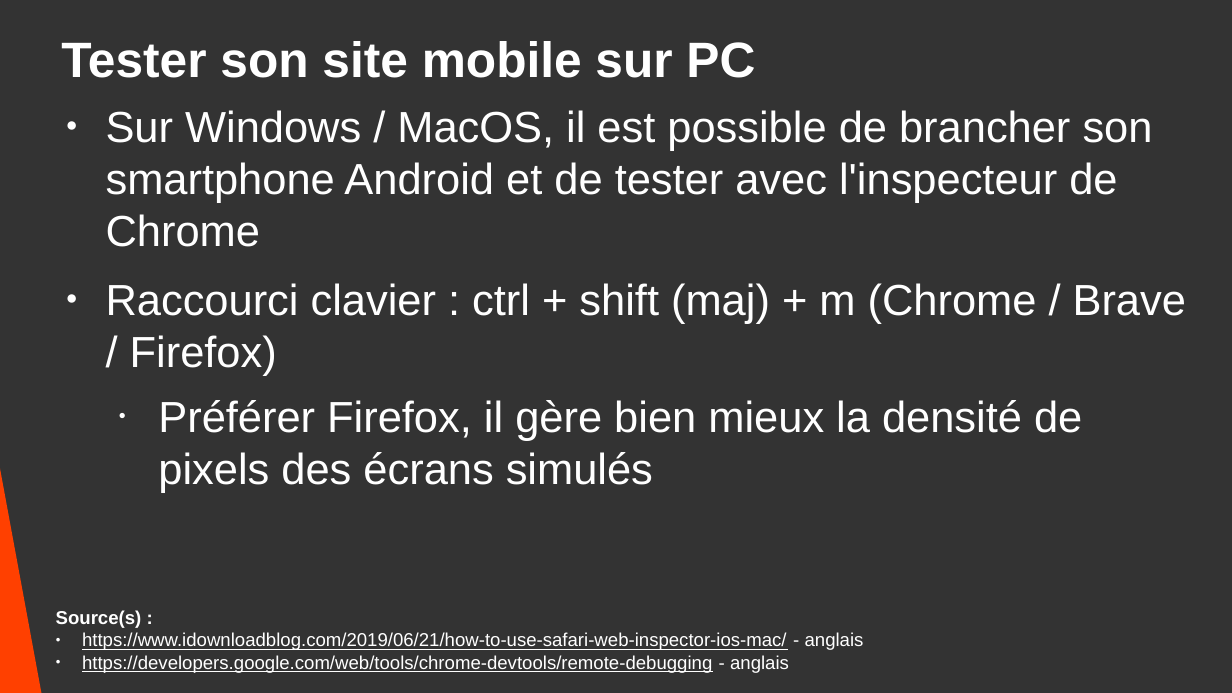
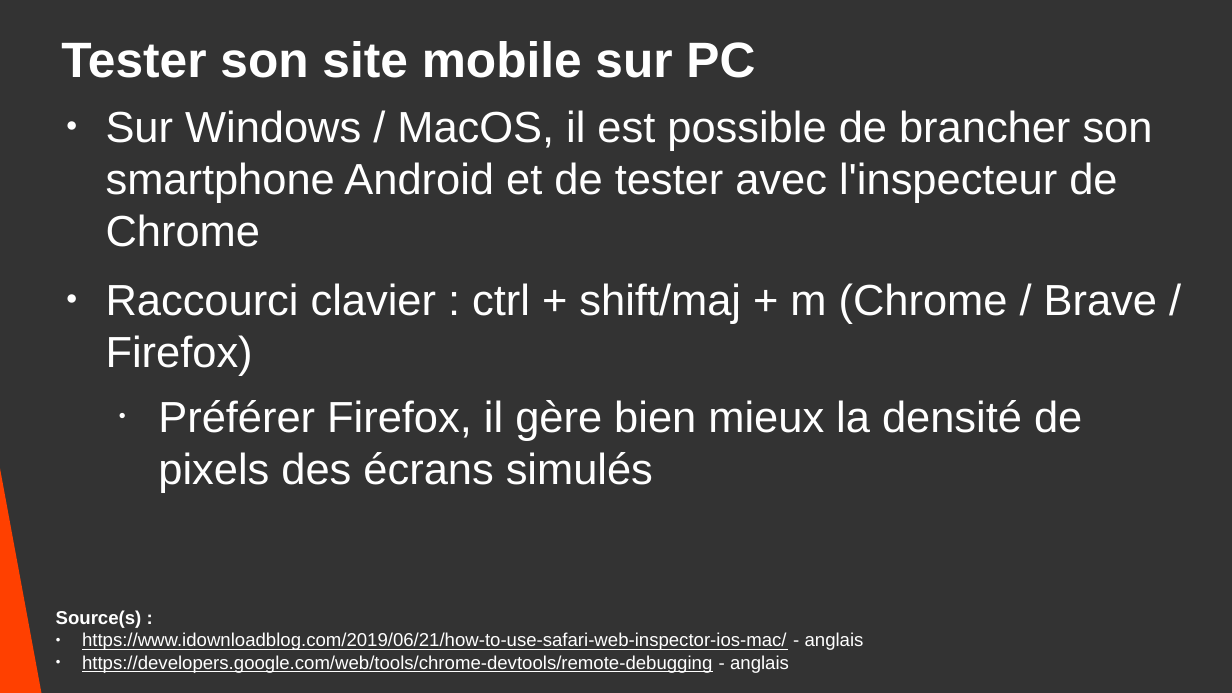
Before and after one commit to DanYellow/cours, a slide deck: slide 32 of integration-web-s2/travaux-pratiques/numero-4/presentation.odp. Drawn at 1232x693 pixels with LibreOffice and Linux fonts; fonts in the diff are those of the drawing. Boxes give left, top, right and bottom in pixels: in the first picture for what was removed or moved away, otherwise in the second. Text is boxed around its words. In the diff, an @@ line names an element or a change of style, - is before the commit and + after.

```diff
--- a/integration-web-s2/travaux-pratiques/numero-4/presentation.odp
+++ b/integration-web-s2/travaux-pratiques/numero-4/presentation.odp
@@ text at box(106, 283, 1157, 376): text changed @@
-● Raccourci clavier : ctrl + shift (maj) + m (Chrome / Brave / Firefox)
+● Raccourci clavier : ctrl + shift/maj + m (Chrome / Brave / Firefox)
```
Also in this commit, not shown: 13 other slides changed, 1 slide added, 1 slide removed, 2 other files.
